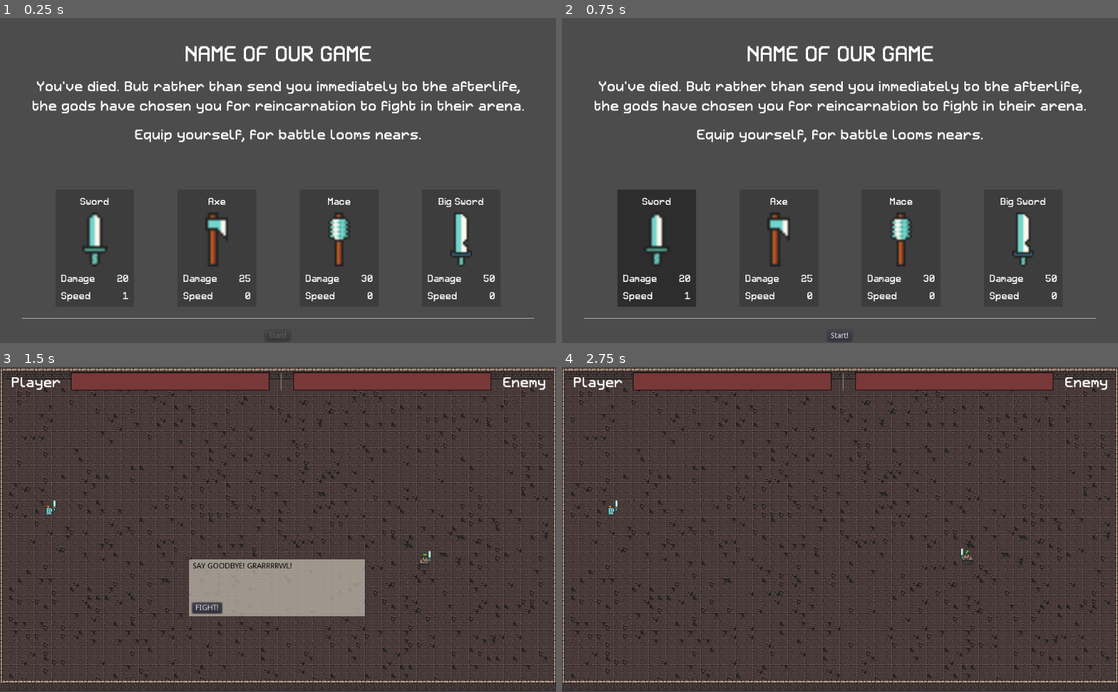
Above: before the commit, frames 1-4 (two rows, left to right).
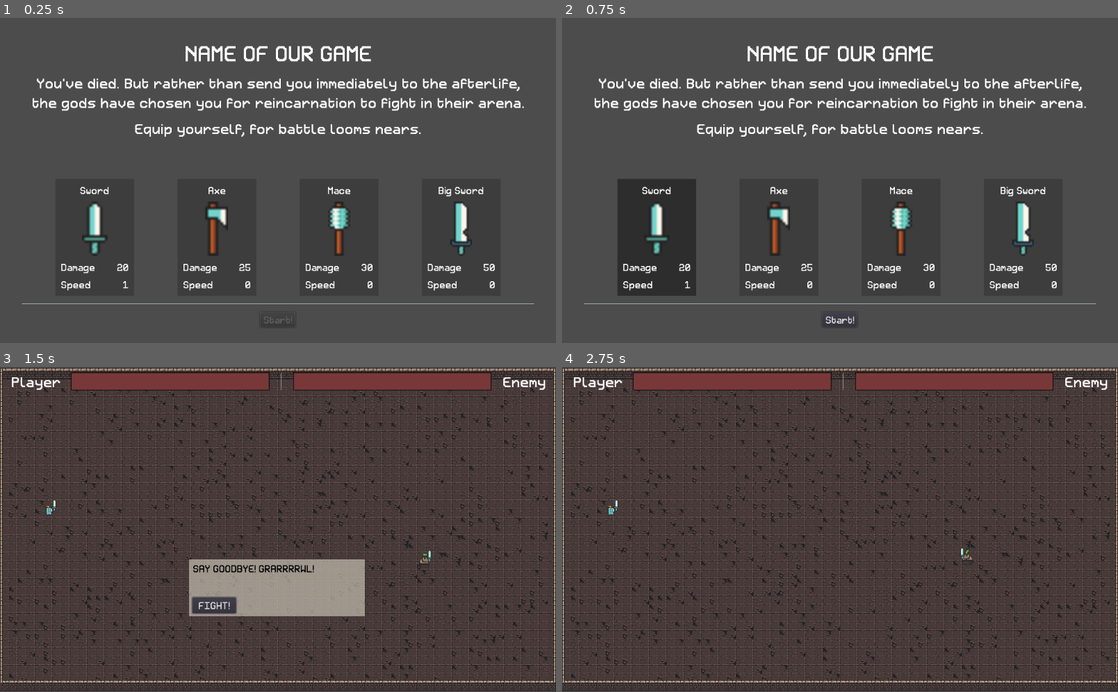
Above: after the commit, the same moments.

Repository: josephmbustamante/ludum-dare-45
Game: Godot game, scene res://Scenes/WeaponPickerScreen.tscn
The game is run twice, just before and just after one commit, with the same random seed, the same clock (stepped at 60 frames per second) and the same inputs.
Inputs (mouse positions are in pixels of both pictures, inside the frame that each line leads up to):
- Up to frame 1 (0.25 s): no input
- Up to frame 2 (0.75 s): tap Enter at 0.5 s; move the mouse to (656, 248) at 0.52 s; hold Right (right) from 0.53 s (still down); click (656, 248) at 0.6 s
- Up to frame 3 (1.5 s): release Right (right) at 1.25 s; click "Start!" at 1.25 s
- Up to frame 4 (2.75 s): click "FIGHT!" at 2 s

The runs differ from the first frame. In frame 1, 7.8% of the frame differs, in the area x 3-97%, y 18-93%; in frame 2, 8.7%, in the area x 3-97%, y 18-100%; in frame 3, 0.7%; in frame 4, nothing differs.

Commit message:
Add new font to banter and weapon select button

Diff:
--- a/Scenes/Main.tscn
+++ b/Scenes/Main.tscn
@@ -6,6 +6,7 @@
 [ext_resource path="res://Scenes/BattleUI.tscn" type="PackedScene" id=4]
 [ext_resource path="res://Resources/Retron2000Title.tres" type="DynamicFont" id=5]
 [ext_resource path="res://Resources/Retron2000Body.tres" type="DynamicFont" id=6]
+[ext_resource path="res://Resources/Retron2000Small.tres" type="DynamicFont" id=7]
 
 [node name="Main" type="Node2D"]
 script = ExtResource( 1 )
@@ -66,16 +67,18 @@
 margin_top = 6.0
 margin_right = 317.0
 margin_bottom = 65.0
+custom_fonts/font = ExtResource( 7 )
 custom_colors/font_color = Color( 0, 0, 0, 1 )
 text = "LOREM IPSUM DOLOR SIT AMET. CONSECTETEUR LRIEM."
 autowrap = true
 uppercase = true
 
 [node name="Button" type="Button" parent="EnemyBanterBox"]
-margin_left = 6.07666
-margin_top = 80.3594
-margin_right = 61.0767
-margin_bottom = 100.359
+margin_left = 6.0
+margin_top = 70.0
+margin_right = 87.0
+margin_bottom = 100.0
+custom_fonts/font = ExtResource( 7 )
 text = "FIGHT!"
 [connection signal="player_health_changed" from="Player" to="BattleUI" method="handle_player_health_changed"]
 [connection signal="pressed" from="VictoryButton" to="." method="_on_VictoryButton_pressed"]
--- a/Scenes/WeaponPickerScreen.tscn
+++ b/Scenes/WeaponPickerScreen.tscn
@@ -1,8 +1,9 @@
-[gd_scene load_steps=4 format=2]
+[gd_scene load_steps=5 format=2]
 
 [ext_resource path="res://Scripts/WeaponPickerScreen.gd" type="Script" id=1]
 [ext_resource path="res://Resources/Retron2000Title.tres" type="DynamicFont" id=2]
 [ext_resource path="res://Resources/Retron2000Body.tres" type="DynamicFont" id=3]
+[ext_resource path="res://Resources/Retron2000Small.tres" type="DynamicFont" id=4]
 
 [node name="MarginContainer" type="MarginContainer"]
 anchor_right = 1.0
@@ -19,7 +20,7 @@
 margin_top = 40.0
 margin_right = 984.0
 margin_bottom = 653.0
-custom_constants/separation = 20
+custom_constants/separation = 15
 
 [node name="GameTitle" type="Label" parent="Rows"]
 margin_right = 944.0
@@ -29,9 +30,9 @@
 align = 1
 
 [node name="Paragraph1" type="Label" parent="Rows"]
-margin_top = 68.0
+margin_top = 63.0
 margin_right = 944.0
-margin_bottom = 137.0
+margin_bottom = 132.0
 rect_min_size = Vector2( 600, 40 )
 custom_fonts/font = ExtResource( 3 )
 text = "You've died. But rather than send you immediately to the afterlife, the gods have chosen you for reincarnation to fight in their arena."
@@ -39,9 +40,9 @@
 autowrap = true
 
 [node name="Paragraph2" type="Label" parent="Rows"]
-margin_top = 157.0
+margin_top = 147.0
 margin_right = 944.0
-margin_bottom = 197.0
+margin_bottom = 187.0
 rect_min_size = Vector2( 600, 40 )
 custom_fonts/font = ExtResource( 3 )
 text = "Equip yourself, for battle looms nears."
@@ -49,9 +50,9 @@
 autowrap = true
 
 [node name="DeathCountText" type="Label" parent="Rows"]
-margin_top = 217.0
+margin_top = 202.0
 margin_right = 944.0
-margin_bottom = 257.0
+margin_bottom = 242.0
 rect_min_size = Vector2( 600, 40 )
 custom_fonts/font = ExtResource( 3 )
 custom_colors/font_color = Color( 0.764706, 0.290196, 0.290196, 1 )
@@ -60,28 +61,30 @@
 uppercase = true
 
 [node name="WeaponColumns" type="HBoxContainer" parent="Rows"]
-margin_top = 277.0
+margin_top = 257.0
 margin_right = 944.0
-margin_bottom = 477.0
+margin_bottom = 457.0
 rect_min_size = Vector2( 0, 200 )
 size_flags_horizontal = 3
 custom_constants/separation = 80
 alignment = 1
 
 [node name="HSeparator" type="HSeparator" parent="Rows"]
-margin_top = 497.0
+margin_top = 472.0
 margin_right = 944.0
-margin_bottom = 501.0
+margin_bottom = 476.0
+custom_constants/separation = 0
 
 [node name="CenterContainer" type="CenterContainer" parent="Rows"]
-margin_top = 521.0
+margin_top = 491.0
 margin_right = 944.0
-margin_bottom = 541.0
+margin_bottom = 511.0
 
 [node name="Button" type="Button" parent="Rows/CenterContainer"]
 margin_left = 449.0
-margin_right = 494.0
-margin_bottom = 20.0
+margin_right = 549.0
+margin_bottom = 30.0
+custom_fonts/font = ExtResource( 4 )
 disabled = true
 text = "Start!"
 [connection signal="pressed" from="Rows/CenterContainer/Button" to="." method="_on_Start_Button_pressed"]
Not shown: 1 places in Scenes/Main.tscn that only renumber resources
